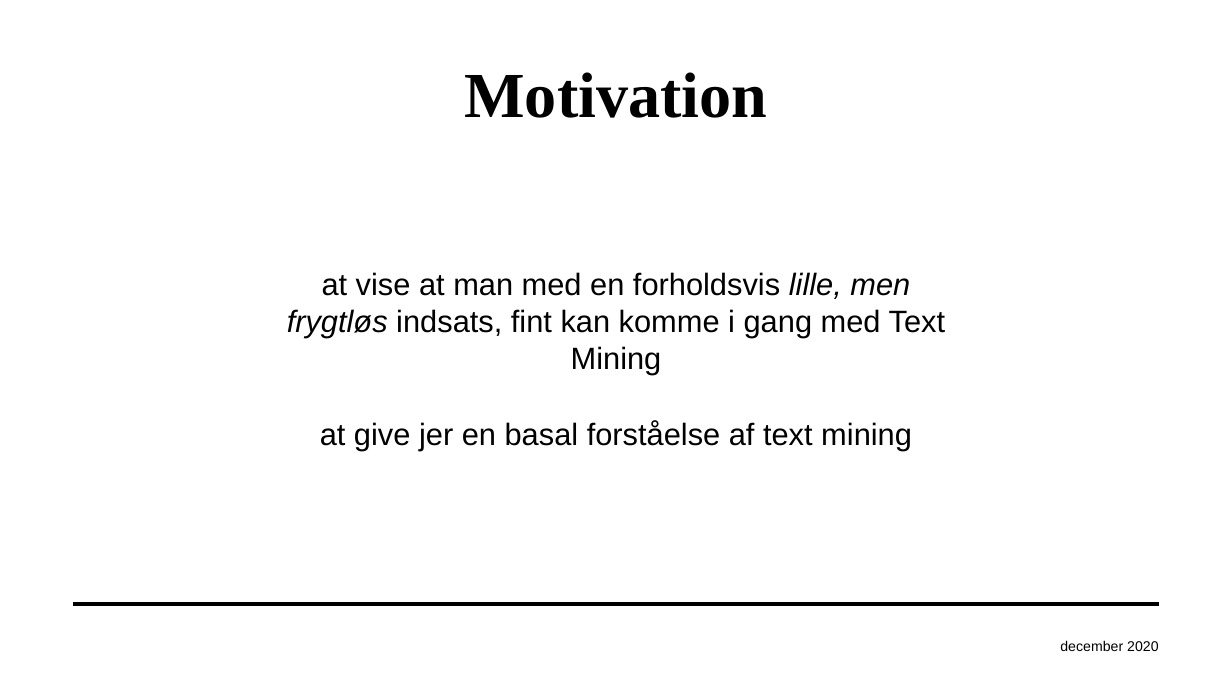
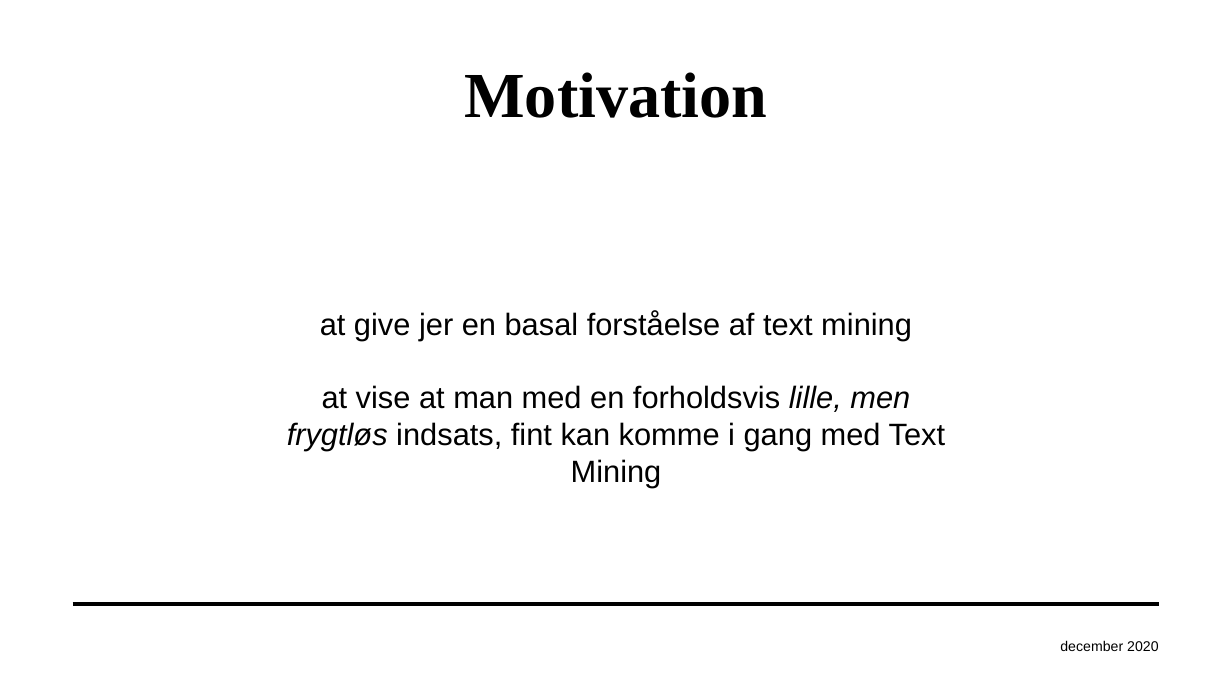
Before and after one commit to maxodsbjerg/LargeAudienceTextMiningIntro, a slide deck: slide 2 of LATMI_20201215.pptx. Drawn at 1232x693 pixels with LibreOffice and Linux fonts; fonts in the diff are those of the drawing; background and template pictures are left out. Boxes give left, top, right and bottom in pixels: in the first picture for what was removed or moved away, otherwise in the second. Text is boxed around its words. In the diff, an @@ line names an element or a change of style, - is before the commit and + after.

```diff
--- a/LATMI_20201215.pptx
+++ b/LATMI_20201215.pptx
@@ text at (320, 311, 912, 341): paragraph added @@
+at give jer en basal forståelse af text mining
@@ text at (320, 421, 912, 451): paragraph removed @@
-at give jer en basal forståelse af text mining
```
Also in this commit, not shown: 1 other slide changed, 1 slide added.
